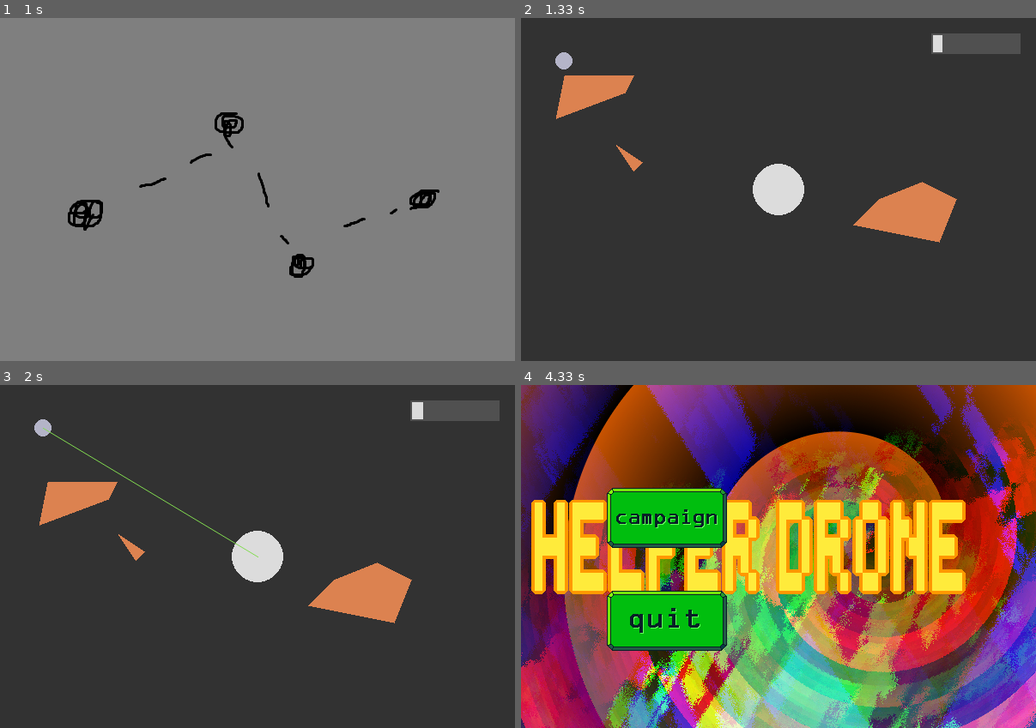
Above: before the commit, frames 1-4 (two rows, left to right).
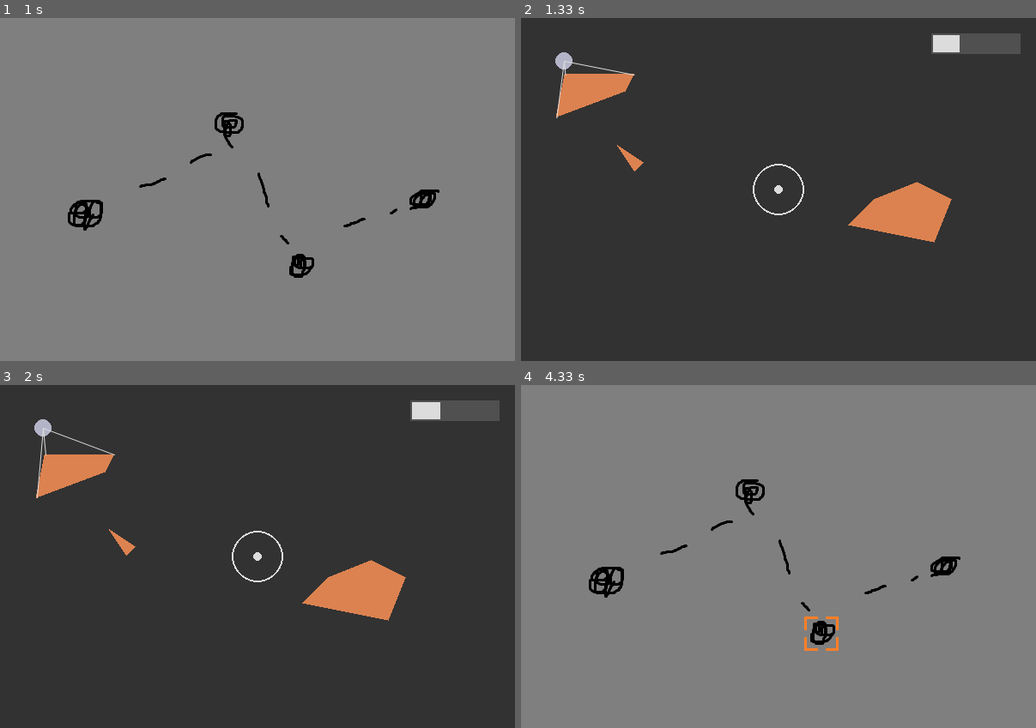
Above: after the commit, the same moments.

Repository: BLSchaf/some_game
Game: pygame game, started from helper_drone.py
Two runs of this game, one before a commit and one after it. Both use one fixed random seed, a clock stepped at 60 frames per second and the inputs below.
Inputs (mouse positions are in pixels of both pictures, inside the frame that each line leads up to):
- Up to frame 1 (1 s): click (257, 288) at 0.38 s; click (144, 151) at 0.72 s
- Up to frame 2 (1.33 s): click (830, 264) at 1.05 s
- Up to frame 3 (2 s): tap Space at 1.33, 1.67 s
- Up to frame 4 (4.33 s): hold D 2-2.47 s; tap Space at 2.07, 2.37, 2.57, 2.9, 3.2, 3.4, 3.7, 3.97 s; hold W 2.5-2.8 s; hold D 2.83-3.3 s; hold A 3.33-3.87 s; hold S 3.9-4.2 s; tap Esc at 4.23 s

Frame 1 is identical in both runs. In frame 2, 1.8% of the frame differs, in the area x 6-86%, y 5-66%; in frame 3, 4.1%; in frame 4, 100%, in the area x 0-100%, y 0-100%.

Commit message:
vertex lines added

Diff:
--- a/helper_drone.py
+++ b/helper_drone.py
@@ -2,6 +2,7 @@
 import sys
 import os
 import random
+import math
 
 
 # Setup Window ------------------------------------------------ #
@@ -32,35 +33,54 @@
 #MENU_FONT = pygame.font.SysFont('Matura MT Script Capitals', 60, 1)
 #MENU_LABEL = MENU_FONT.render('Helper Drone v1', False, (20, 20, 20))
 
+dt = 1 / FPS # to simulate one second for the formula
 
 class Drone():
-    def __init__(self, pos):
+    def __init__(self, pos, life = 10):
         self.pos = pos
         self.x = pos[0]
         self.y = pos[1]
         self.r = 10
         self.color = (180, 180, 200)
-        self.vel = 3
+        self.vel = [0,0]
+        self.acc = 5
         self.charging = False
         self.not_charging = False
-        self.life = 10
+        self.life = life
 
 
     def move(self):
         keys = pygame.key.get_pressed()
+
         if keys[pygame.K_w] == 1:
-            self.y -= self.vel
-        if keys[pygame.K_s] == 1:
-            self.y += self.vel
+            self.vel[1] -= self.acc * dt
+        elif keys[pygame.K_s] == 1:
+            self.vel[1] += self.acc * dt
+        else:
+            if abs(self.vel[1]) < 0.1:
+                self.vel[1] = 0
+            else:
+                self.vel[1] *= 0.99
+
         if keys[pygame.K_a] == 1:
-            self.x -= self.vel
-        if keys[pygame.K_d] == 1:
-            self.x += self.vel
-
+            self.vel[0] -= self.acc * dt
+        elif keys[pygame.K_d] == 1:
+            self.vel[0] += self.acc * dt
+        else:
+            if abs(self.vel[0]) < 0.1:
+                self.vel[0] = 0
+            else:
+                self.vel[0] *= 0.99
+
+        self.vel[0] = max(min(self.vel[0], 5),-5)
+        self.vel[1] = max(min(self.vel[1], 5),-5)
+
+        self.x += self.vel[0]
+        self.y += self.vel[1]
         self.pos = (self.x, self.y)
 
     def draw(self):
-        pygame.draw.circle(WINDOW, self.color, (self.x, self.y), self.r)
+        pygame.draw.circle(WINDOW, self.color, (int(self.x), int(self.y)), self.r)
 
     def is_in_sight(self):
         pass
@@ -79,6 +99,7 @@
 class Obstacle():
     def __init__(self, points):
         self.points = points
+        self.points_int = [list(map(int, point)) for point in self.points]
         self.color = (220, 130, 80)
         self.x_vel = random.randint(-10,10)/10
         self.y_vel = random.randint(-10,10)/10
@@ -90,9 +111,10 @@
         self.x_vel *= random.randint(90,110) / 100
         self.y_vel *= random.randint(90,110) / 100
         self.points = [(i + self.x_vel, j + self.y_vel) for i, j in self.points]
+        self.points_int = [list(map(int, point)) for point in self.points]
 
     def draw(self):
-        pygame.draw.polygon(WINDOW, self.color, self.points)
+        pygame.draw.polygon(WINDOW, self.color, self.points_int)
 
 
 
@@ -168,27 +190,29 @@
 
     y = m1 * x + b1
     #y2 = m2 * x + b2
-    return (int(x),int(y))
+    return (x,y)
 
 
 def get_intersection(line1, line2):
+    if line1[0] == line2[1] or line1[1] == line2[1]:
+        return None
     intersection_pt = calc_intersect(line1, line2)
 
     if (line1[0][0] < line1[1][0]):
-        if intersection_pt[0] <= line1[0][0] or intersection_pt[0] >= line1[1][0]:
+        if intersection_pt[0] < line1[0][0] or intersection_pt[0] > line1[1][0]:
             return None
     else:
-        if intersection_pt[0] >= line1[0][0] or intersection_pt[0] <= line1[1][0]:
+        if intersection_pt[0] > line1[0][0] or intersection_pt[0] < line1[1][0]:
             return None
 
     if (line2[0][0] < line2[1][0]):
-        if intersection_pt[0] <= line2[0][0] or intersection_pt[0] >= line2[1][0]:
+        if intersection_pt[0] < line2[0][0] or intersection_pt[0] > line2[1][0]:
             return None
     else:
-        if intersection_pt[0] >= line2[0][0] or intersection_pt[0] <= line2[1][0]:
+        if intersection_pt[0] > line2[0][0] or intersection_pt[0] < line2[1][0]:
             return None
 
-    return intersection_pt
+    return list(map(int, calc_intersect(line1, line2)))
 
 
 def check_intersection(obstacles, drone):
@@ -204,29 +228,35 @@
     return None
 
 
-def update_interaction(intersection_pt, drone):
-    if not intersection_pt:
+def update_interaction(no_contact, drone, center):
+    if not no_contact:
         if drone.life >= 0.1:
             drone.life -= 0.1
-        else:
-            #play some music?
-            return False
+            center.life += 0.1
 
     else:
         if drone.life <= 99.9:
             drone.life += 0.1
 
-    if not intersection_pt and not drone.charging:
+    if not no_contact and not drone.charging:
         drone.charging = True
         drone.not_charging = False
         play_music('wummern.mp3')
 
-    elif intersection_pt and not drone.not_charging:
+    elif no_contact and not drone.not_charging:
         drone.not_charging = True
         drone.charging = False
         play_music('idle_wummern.mp3')
 
-    return True
+
+def get_coord_diff(start, end):
+    dx = start[0] - end[0]
+    dy = start[1] - end[1]
+    return dx, dy
+
+def get_distance(start, end):
+    dx, dy = get_coord_diff(start, end)
+    return math.sqrt(dx**2 + dy**2)
 
 
 
@@ -249,7 +279,7 @@
 
 
 # Update Game Window ---------------------------------------------- #
-def update_window(drone, obstacles, intersection_pt):
+def update_window(drone, obstacles, center, no_contact):
     '''
     Updates the window
     drone: Drone instance
@@ -257,21 +287,75 @@
     '''
     WINDOW.fill((50, 50, 50))
 
-    pygame.draw.circle(WINDOW, (220, 220, 220), CENTER, 30)
+    pygame.draw.circle(WINDOW, (220, 220, 220), CENTER, 30, 2)
+    pygame.draw.circle(WINDOW, (220, 220, 220), CENTER, int(center.life))
+
+    intersection_pts = []
+    vertex_line = []
+
+    # ****
+##    test_surf = pygame.Surface((center.life*4, center.life*4))
+##    pygame.draw.circle(test_surf,
+##                       (20,20,20),
+##                       (int(center.life*2), int(center.life*2)),
+##                       int(center.life*2))
+##    test_surf.set_colorkey((0,0,0))
+    # ****
+
+
+    pygame.draw.circle(WINDOW, (220, 220, 220), CENTER, int(center.life))
 
     pygame.draw.rect(WINDOW, (80,80,80), (WIDTH - 122, 18, 104, 24))
-    pygame.draw.rect(WINDOW, (220, 220, 220), (WIDTH - 120, 20, int(drone.life), 20))
+    if drone.life >= 1:
+        pygame.draw.rect(WINDOW, (220, 220, 220), (WIDTH - 120, 20, int(drone.life), 20))
 
     drone.draw()
     for obstacle in obstacles:
         obstacle.draw()
 
-    if intersection_pt:
+
+
+
+    if no_contact:
         pass
         #pygame.draw.aaline(WINDOW, (220, 130, 80), drone.pos, CENTER)
-        #pygame.draw.circle(WINDOW, (220, 220, 220), intersection_pt, 6, 1)
+        #pygame.draw.circle(WINDOW, (220, 220, 220), no_contact, 6, 1)
     else:
         pygame.draw.aaline(WINDOW, (130, 220, 80), drone.pos, CENTER)
+
+
+    #WINDOW.blit(test_surf, (int(CENTER[0]-center.life*2), int(CENTER[1]-center.life*2)), special_flags=pygame.BLEND_RGBA_ADD)
+
+    #Line of Sight Field
+    # for each obstacle: draw line from player to vertex[i] of obstacle
+    # only draw lines without intersection
+
+    # and then slightly right and left to vertex
+    # fill triangles
+
+    for i, obstacle_inner in enumerate(obstacles):
+        for j in range(len(obstacle_inner)):
+            flag_vertex = True
+            vertex = obstacle_inner.points[j]
+            vertex_line.append(vertex)
+
+            for a, obstacle in enumerate(obstacles):
+                for b in range(len(obstacle)):
+                    intersection_pt = get_intersection((obstacle.points[b],
+                                                        obstacle.points[(b+1)%(len(obstacle))]),
+                                                       (drone.pos, vertex))
+
+                    if intersection_pt:
+                        intersection_pts.append(intersection_pt)
+                        if flag_vertex == True:
+                            flag_vertex = False
+                            vertex_line.pop()
+
+##    for intersection_pt in intersection_pts:
+##        if intersection_pt:
+##            pygame.draw.circle(WINDOW, (220, 220, 220), intersection_pt, 6, 1)
+    for vertex in vertex_line:
+        pygame.draw.aaline(WINDOW, (222,222,222), vertex, drone.pos)
 
     pygame.display.update()
 
@@ -404,16 +488,16 @@
     print('level_script')
 
     LEVEL_DICT = {
-        1: [Drone((50, 50)),
+        1: [Drone((50, 50), 50),
             []
         ],
-        2: [Drone((50, 50)),
+        2: [Drone((50, 50), 20),
             [
                 Obstacle([(50,50), (40,100), (120,70), (130,50)]),
                 Obstacle([(100,130), (120,160), (130,150)])
             ]
         ],
-        3: [Drone((50, 50)),
+        3: [Drone((50, 50), 30),
             [
                 Obstacle([(50,50), (40,100), (120,70), (130,50)]),
                 Obstacle([(100,130), (120,160), (130,150)]),
@@ -423,8 +507,12 @@
     }
 
     # intro()
-    game(LEVEL_DICT[level])
-    # outro()
+    if game(LEVEL_DICT[level]):
+        pass
+        #lose_outro
+    else:
+        pass
+        #win_outro()
     pass
 
 
@@ -436,6 +524,9 @@
     obstacles = level_objects[1]
 
     run = True
+    win = False
+    center = Drone(CENTER, 5)
+
     while run:
         main_clock.tick(FPS)
 
@@ -449,11 +540,31 @@
                     run = False
                     stop_music(fadeout=True)
 
+                if event.key == pygame.K_SPACE:
+                    pause = True
+                    stop_music(fadeout=True)
+                    print('pause start')
+                    pygame.event.clear()
+                    while pause:
+                        for event in pygame.event.get():
+                            if event.type == pygame.KEYDOWN:
+                                if event.key == pygame.K_SPACE:
+                                    print('pause end')
+                                    pause = False
+
         if not run:
             break
 
-        intersection_pt = check_intersection(obstacles, drone)
-        alive = update_interaction(intersection_pt, drone)
+        no_contact = check_intersection(obstacles, drone)
+        update_interaction(no_contact, drone, center)
+
+        if drone.life < 0.1:
+            run = False
+            win = False
+
+        if center.life >= 50:
+            run = False
+            win = True
 
         # Do Stuff
         drone.move()
@@ -461,12 +572,16 @@
             obstacle.move()
 
         # Update window
-        update_window(drone, obstacles, intersection_pt)
-
-        # Alive?
-        if not alive:
-            run = False
-            stop_music(fadeout=True)
+        update_window(drone, obstacles, center, no_contact)
+
+    print('run = False')
+    stop_music(fadeout=True)
+    if win:
+        print('win')
+    else:
+        print('lose')
+
+    return win
 
 
 
